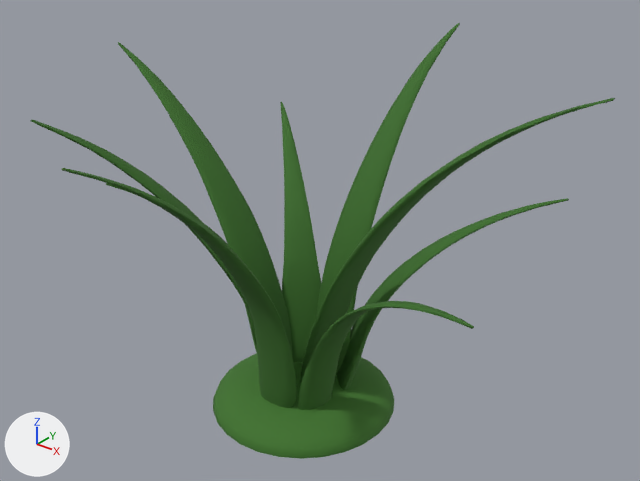
The glTF model public/models/meadow-grass/model.glb as it was, and as the next commit left it.
Camera for both pictures: a camera (50 mm lens) standing at (0.645, -0.8, 0.788) and looking at (0.004, 0.001, 0.292). Every picture has the same lights, and +X, +Y and +Z are marked at lower left. The picture after the commit comes second. Vertices at exactly the same position are counted once.

The first picture shows 'meadow-grass.001'.
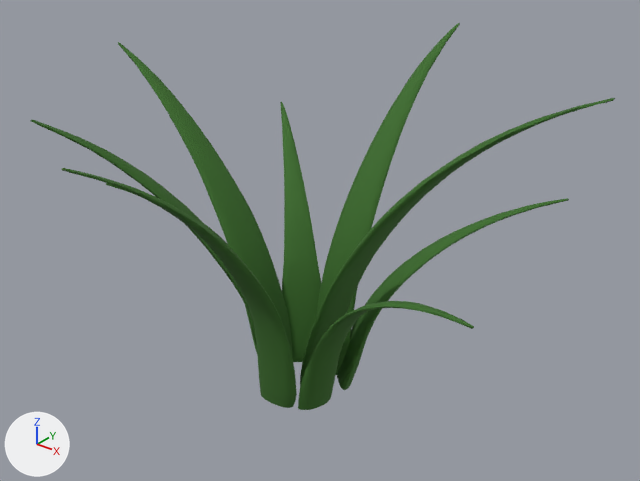
Boxes (x1, y1, x2, y2) around the edits, measured in the pictures (640 x 481 px):
'meadow-grass.001', reshaped (11% shorter)
    before: (30, 23, 615, 459)
    after: (30, 23, 615, 410)
part 1 of me_meadow_grasssurface, deleted (green)
    before: (213, 354, 394, 459)

Edits to the bpy script that builds the scene:
```text
Change me_meadow_grasssurface:
    used by ob_meadow_grass_001; location = (0.0, 0.0, 0.0)
    remove me_meadow_grasssurface.from_pydata(...)  # 17497 vertices, 43848 faces; spans x -0.361..0.361, y -0.353..0.353, z 0.039..0.55
    add me_meadow_grasssurface.from_pydata(...)  # 16932 vertices, 42587 faces; spans x -0.361..0.361, y -0.353..0.353, z 0.073..0.55
    me_meadow_grasssurface part 1
    159 vertices are removed from x -0.145..0.11, y -0.138..0.119, z 0.041..0.08
    476 faces are deleted
    other edits to the shape of me_meadow_grasssurface do not show in these pictures
```
